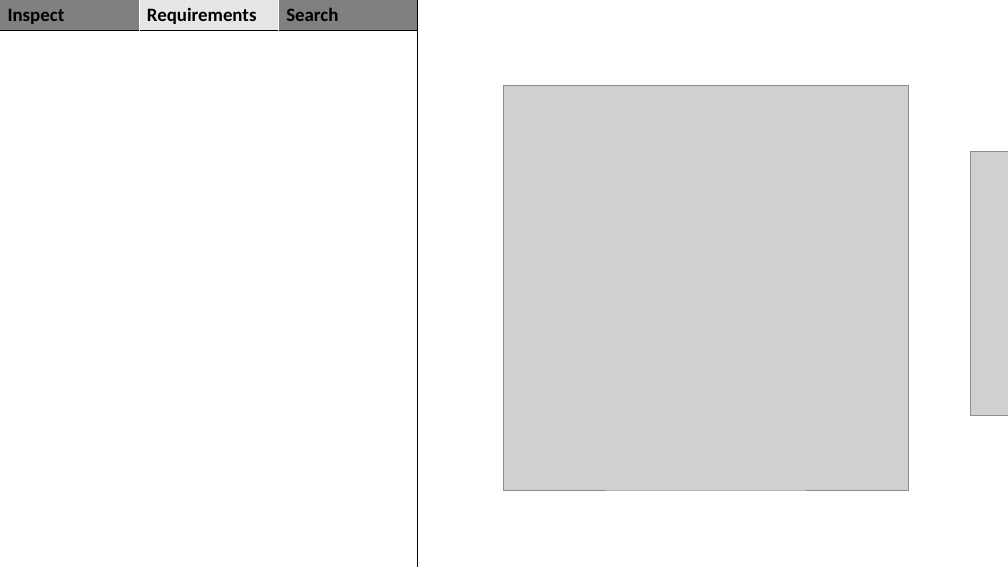
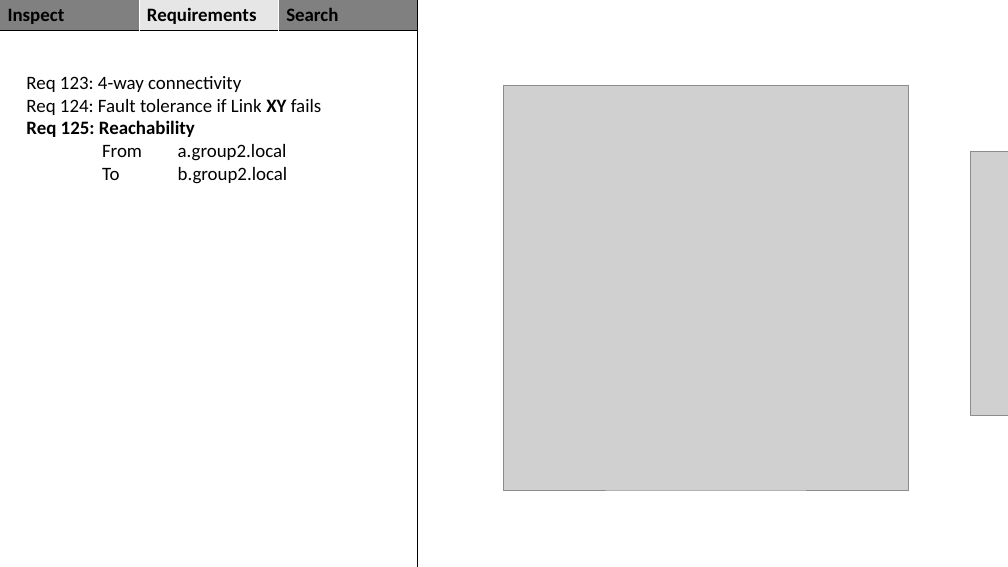
Before and after one commit to eth-ait/hci-project-group-2, a slide deck: slide 4 of img/ideation/Ideas.pptx. Drawn at 1008x567 pixels with LibreOffice and Linux fonts; fonts in the diff are those of the drawing; grey boxes stand for pictures. Boxes give left, top, right and bottom in pixels: in the first picture for what was removed or moved away, otherwise in the second. Text is boxed around its words. In the diff, an @@ line names an element or a change of style, - is before the commit and + after.

Commit message:
Add files via upload
Requirements tab added

```diff
--- a/img/ideation/Ideas.pptx
+++ b/img/ideation/Ideas.pptx
@@ text added at <box>26,76,321,184</box>, 18 pt, text #000000 @@
+Req 123: 4-way connectivity
+Req 124: Fault tolerance if Link XY fails
+Req 125: Reachability
+From a.group2.local
+To b.group2.local
```
